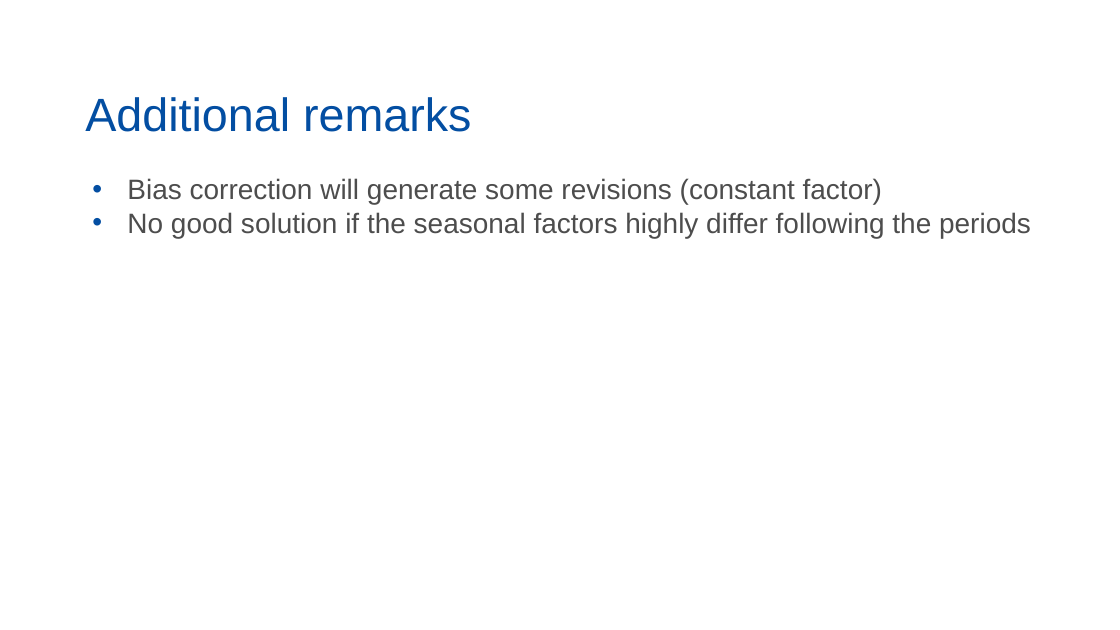
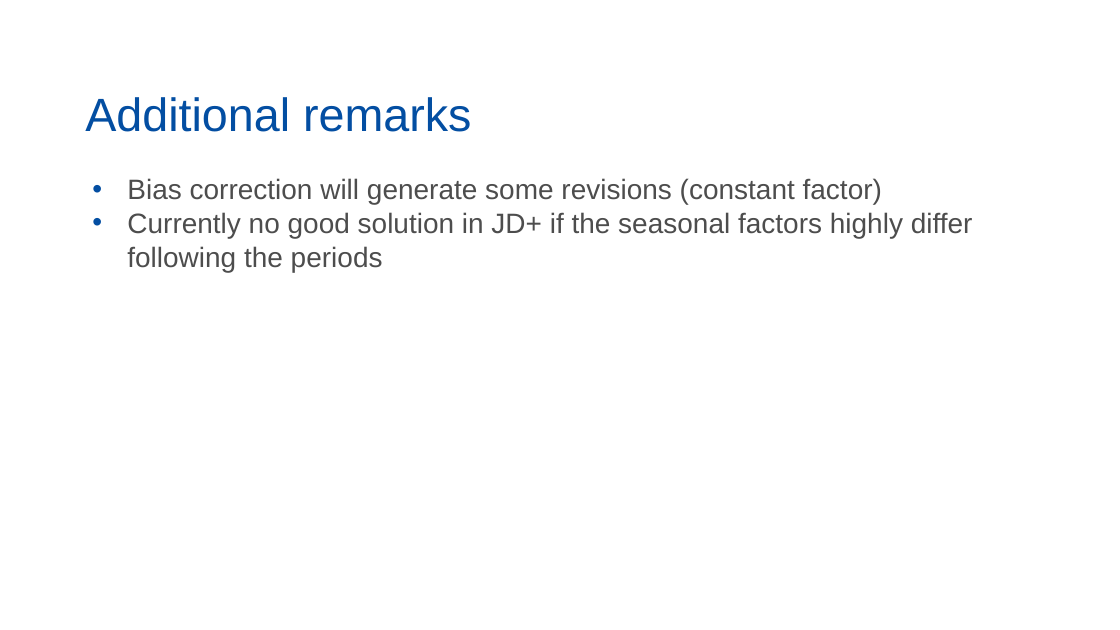
Before and after one commit to palatej/ESTP2026, a slide deck: slide 5 of 3.3 Bias correction.pptx. Drawn at 1120x630 pixels with LibreOffice and Linux fonts; fonts in the diff are those of the drawing. Boxes give left, top, right and bottom in pixels: in the first picture for what was removed or moved away, otherwise in the second. Text is boxed around its words. In the diff, an @@ line names an element or a change of style, - is before the commit and + after.

```diff
--- a/3.3 Bias correction.pptx
+++ b/3.3 Bias correction.pptx
@@ text at bbox=[127, 212, 973, 272]: text changed @@
-• No good solution if the seasonal factors highly differ following the periods
+• Currently no good solution in JD+ if the seasonal factors highly differ following the periods
```
Also in this commit, not shown: 8 other files.
